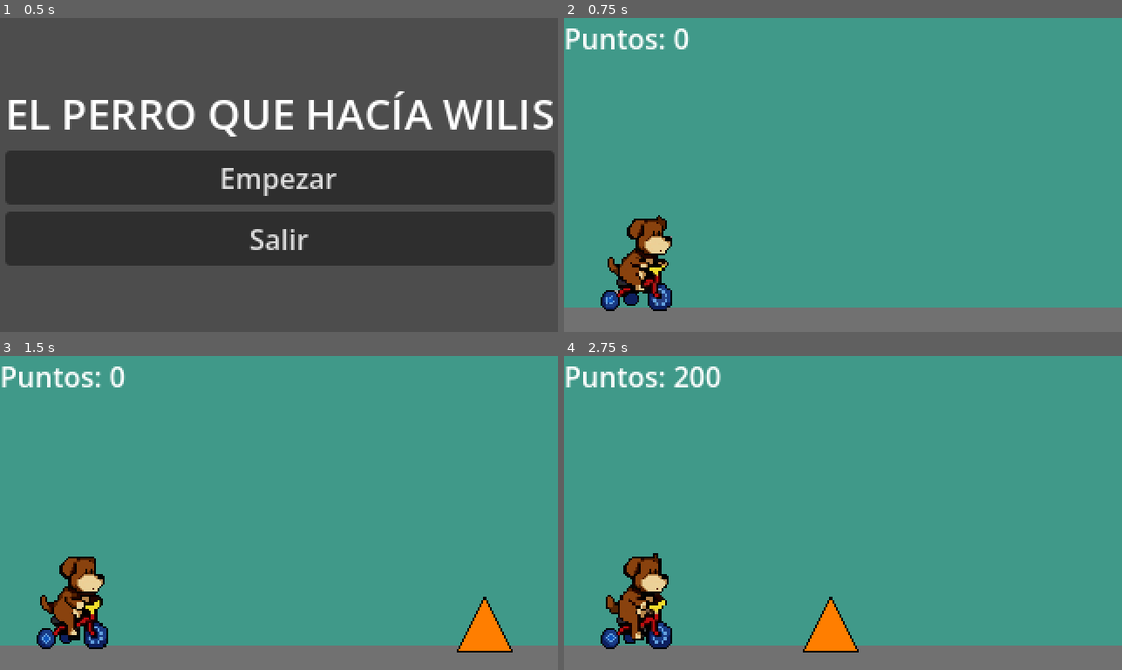
Above: before the commit, frames 1-4 (two rows, left to right).
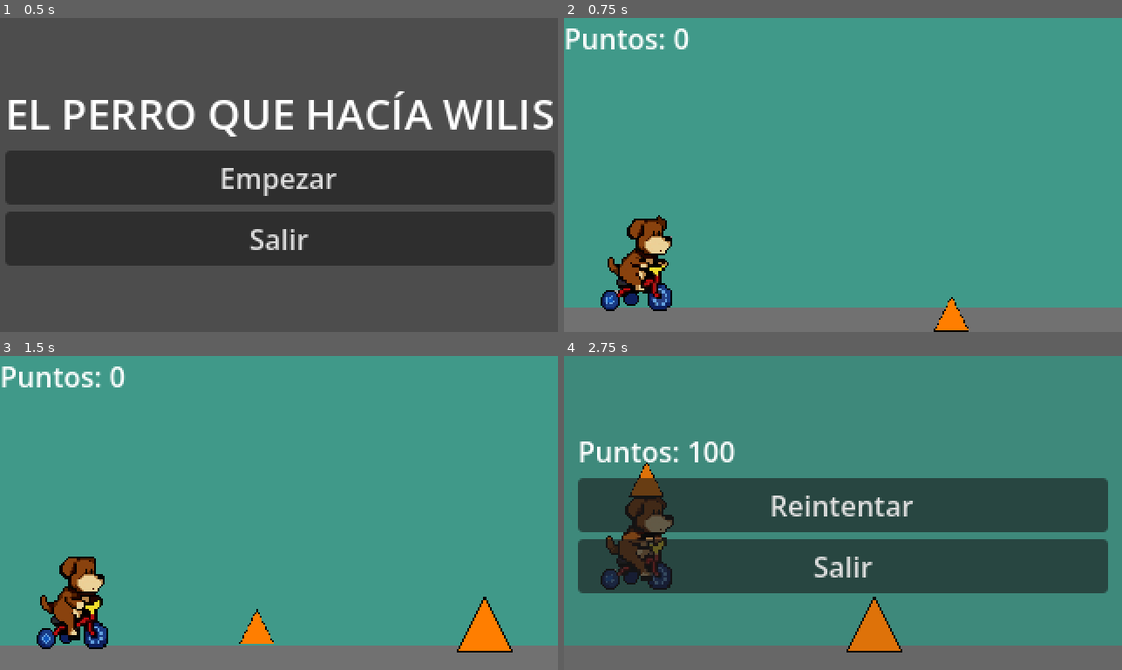
Above: after the commit, the same moments.

Repository: agusgonz/sideproject-gamejam
Game: Godot game, scene res://UI/MenuInicio.tscn
Same seed, same stepped clock (60 frames per second), same inputs: the game is played once before the commit and once after it.
Inputs:
- Up to frame 1 (0.5 s): no input
- Up to frame 2 (0.75 s): click "Empezar" at 0.5 s
- Up to frame 3 (1.5 s): tap Down (crouch) at 1.35 s
- Up to frame 4 (2.75 s): tap Space (jump) at 1.52, 2.27 s; tap Down (crouch) at 2.1 s

Frame 1 is identical in both runs. In frame 2, 0.4% of the frame differs, in the area x 66-73%, y 88-100%; in frame 3, 0.4%; in frame 4, 38%, in the area x 0-98%, y 3-95%.

Commit message:
agrega enemigo movil

Diff:
--- /dev/null
+++ b/entidades/obstaculo_movil.gd
@@ -0,0 +1,27 @@
+extends CharacterBody2D
+
+@export var texture : Texture2D
+
+@export var zigzag_amplitude : float = 300.0  # Qué tan pronunciado es el zig-zag (velocidad vertical)
+@export var zigzag_frequency : float = 3.0    # Qué tan rápido sube y baja
+
+const ENVIRONMENT_SPEED = 100.0
+@onready var sprite_2d: Sprite2D = $Sprite2D
+
+var time_passed : float = 0.0
+
+func _ready() -> void:
+	if texture:
+		sprite_2d.texture = texture
+
+func _physics_process(delta: float) -> void:
+	time_passed += delta
+
+	velocity.x = -ENVIRONMENT_SPEED
+
+	velocity.y = cos(time_passed * zigzag_frequency) * zigzag_amplitude
+
+	move_and_slide()
+
+func _on_visible_on_screen_notifier_2d_screen_exited() -> void:
+	queue_free()
--- /dev/null
+++ b/entidades/obstaculo_movil.tscn
@@ -0,0 +1,17 @@
+[gd_scene format=3 uid="uid://dnkpu3bb3pbsj"]
+
+[ext_resource type="PackedScene" uid="uid://drc162w5rmim5" path="res://entidades/obstaculo.tscn" id="1_qv6kh"]
+[ext_resource type="Script" uid="uid://mfm7oae53k76" path="res://entidades/obstaculo_movil.gd" id="2_656ls"]
+[ext_resource type="Texture2D" uid="uid://cyiglo285rqvx" path="res://art/pixil-frame-0.png" id="3_rjxp1"]
+
+[sub_resource type="RectangleShape2D" id="RectangleShape2D_7mycd"]
+
+[node name="ObstaculoMovil" unique_id=1215452562 instance=ExtResource("1_qv6kh")]
+script = ExtResource("2_656ls")
+
+[node name="Sprite2D" parent="." index="0" unique_id=107439700]
+scale = Vector2(0.625, 0.625)
+texture = ExtResource("3_rjxp1")
+
+[node name="CollisionShape2D" parent="Hitbox" parent_id_path=PackedInt32Array(842217345) index="0" unique_id=1478201864]
+shape = SubResource("RectangleShape2D_7mycd")
--- a/main.tscn
+++ b/main.tscn
@@ -6,6 +6,7 @@
 [ext_resource type="Script" uid="uid://cc8t1pymuyqbw" path="res://UI/score_label.gd" id="4_1bvp3"]
 [ext_resource type="Script" uid="uid://u7vlndwlg6w8" path="res://UI/canvas_layer_ui.gd" id="4_7mycd"]
 [ext_resource type="PackedScene" uid="uid://07qkgw2vte2n" path="res://UI/MenuGameOver.tscn" id="5_272bh"]
+[ext_resource type="PackedScene" uid="uid://dnkpu3bb3pbsj" path="res://entidades/obstaculo_movil.tscn" id="7_272bh"]
 
 [sub_resource type="Curve" id="Curve_1bvp3"]
 _data = [Vector2(0, 1), 0.0, 0.0, 0, 0, Vector2(1, 1), 0.0, 0.0, 0, 0]
@@ -85,6 +86,9 @@
 text = "Puntos: 0"
 script = ExtResource("4_1bvp3")
 
+[node name="ObstaculoMovil" parent="." unique_id=1215452562 instance=ExtResource("7_272bh")]
+position = Vector2(239, 122)
+
 [connection signal="gameover" from="GameManager" to="CanvasLayerUI" method="_on_game_manager_gameover"]
 [connection signal="score_changed" from="GameManager" to="CanvasLayerUI/ScoreLabel" method="_on_game_manager_score_changed"]
 [connection signal="timeout" from="GameManager/ScoreTimer" to="GameManager" method="_on_score_timer_timeout"]
Not shown, added: entidades/obstaculo_movil.gd.uid
